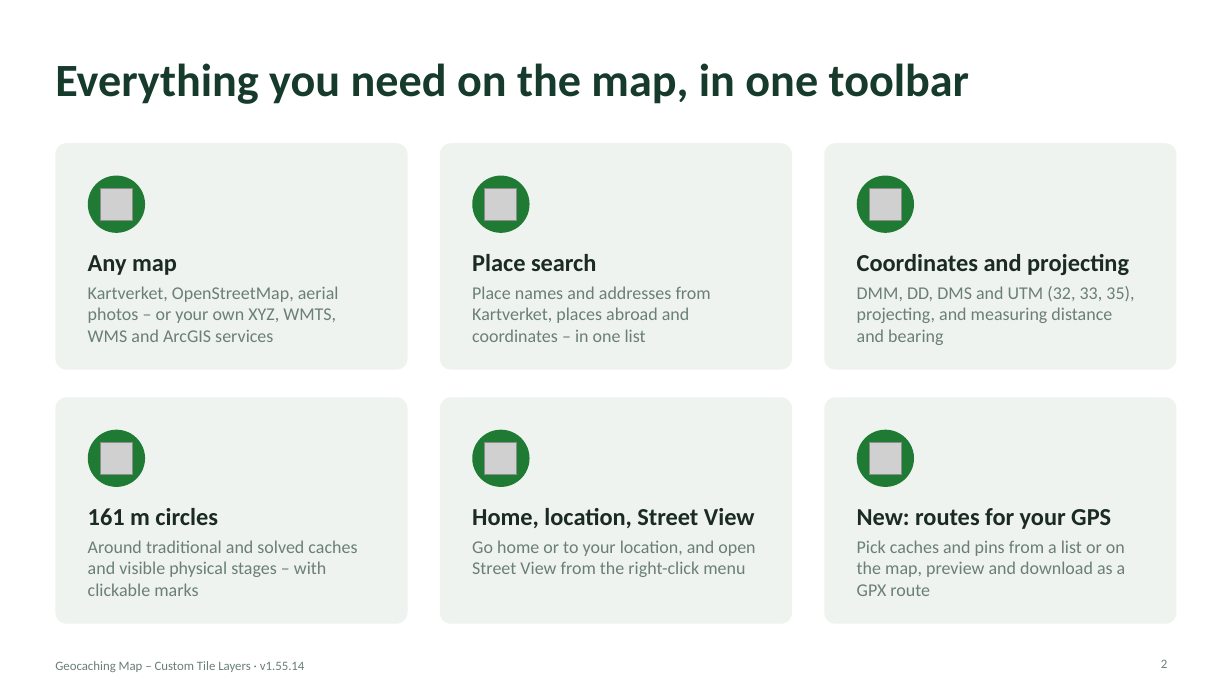
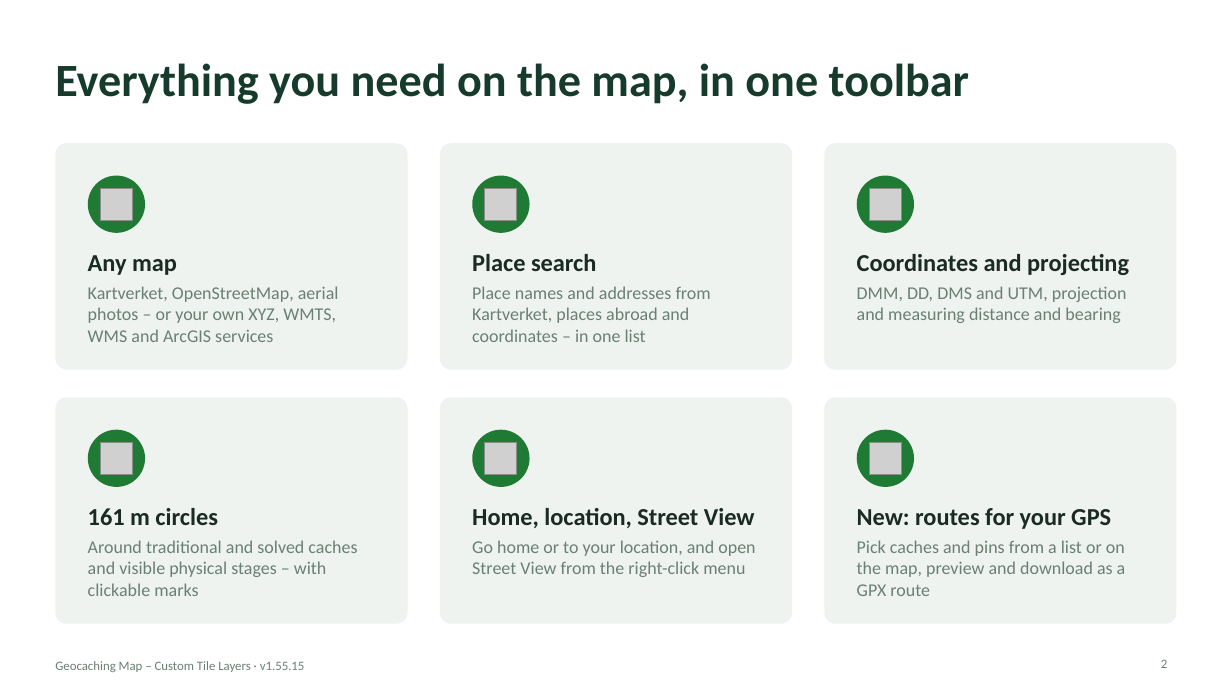
Before and after one commit to knutos/custom-tiles, a slide deck: slide 2 of docs/Geocaching-Map-Custom-Tile-Layers-Presentation.pptx. Drawn at 1232x693 pixels with LibreOffice and Linux fonts; fonts in the diff are those of the drawing; grey boxes stand for pictures. Boxes give left, top, right and bottom in pixels: in the first picture for what was removed or moved away, otherwise in the second. Text is boxed around its words. In the diff, an @@ line names an element or a change of style, - is before the commit and + after.

```diff
--- a/docs/Geocaching-Map-Custom-Tile-Layers-Presentation.pptx
+++ b/docs/Geocaching-Map-Custom-Tile-Layers-Presentation.pptx
@@ text at [857, 286, 1127, 323]: text changed @@
-DMM, DD, DMS and UTM (32, 33, 35), projecting, and measuring distance and bearing
+DMM, DD, DMS and UTM, projection and measuring distance and bearing
@@ text at [55, 661, 305, 672]: text changed @@
-Geocaching Map – Custom Tile Layers · v1.55.14
+Geocaching Map – Custom Tile Layers · v1.55.15
```
Also in this commit, not shown: 16 other slides changed, 5 other files.
